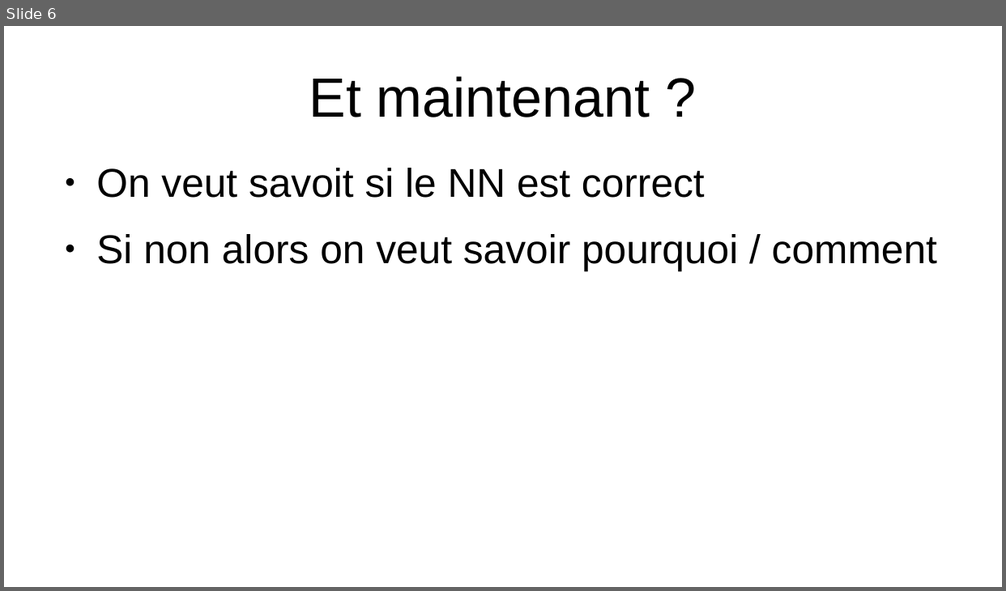
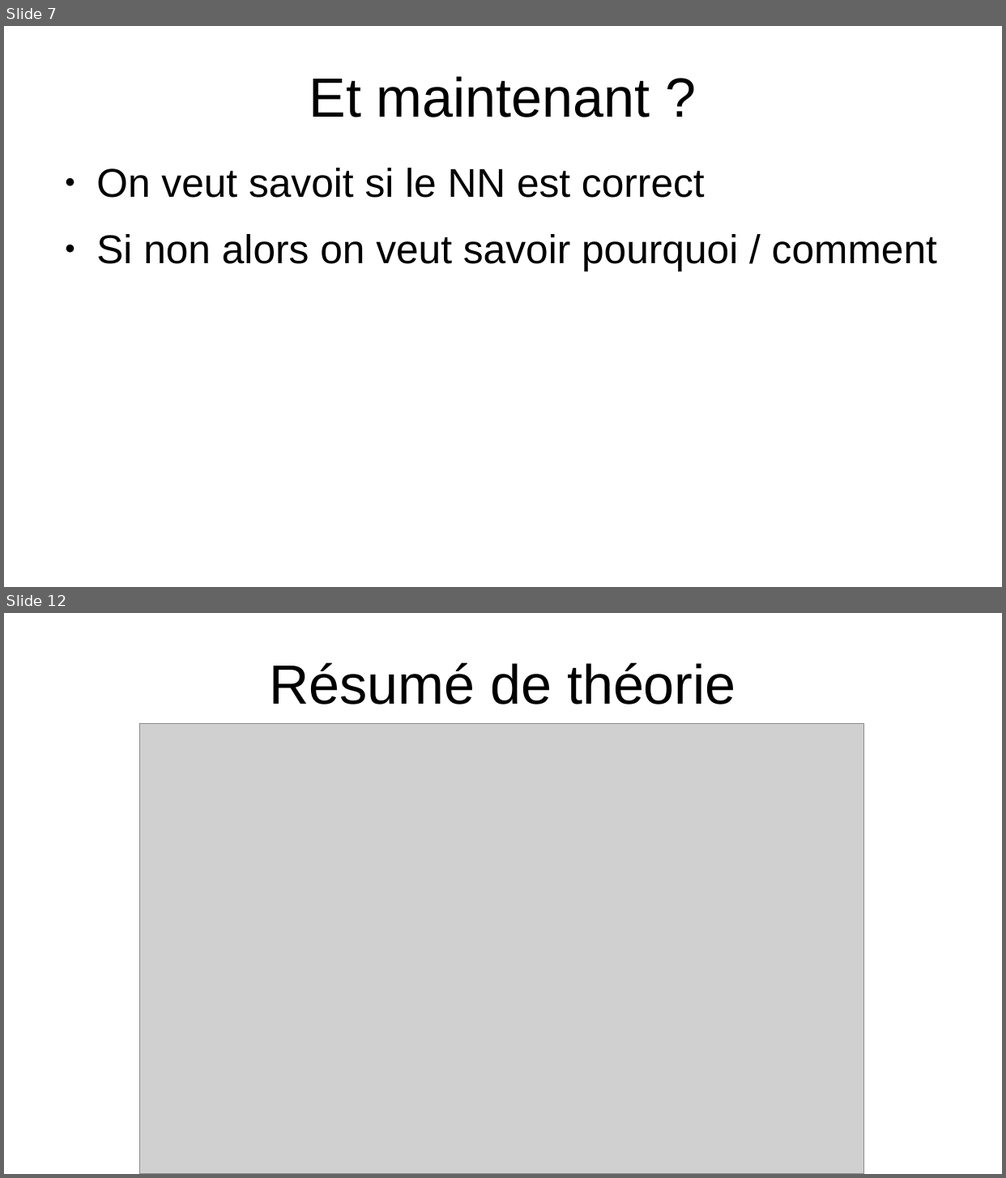
Before and after one commit to Romain-Brg/NN_scheduler_5G, a slide deck: cours_NN.odp. Shown one above the other, each under a label of ours: slide 6 before the commit, slides 7 and 12 after it; the slides between them are not shown. The pictures are 1006x591 and 1006x1178 pixels, drawn with LibreOffice and Linux fonts; fonts in the diff are those of the drawing; grey boxes stand for pictures. Boxes give left, top, right and bottom in pixels: in the first picture for what was removed or moved away, otherwise in the second. Text is boxed around its words. In the diff, an @@ line names an element or a change of style, - is before the commit and + after.

```diff
--- a/cours_NN.odp
+++ b/cours_NN.odp
@@ slide 12 added at (4, 613, 1002, 1174), background #FFFFFF @@
@@ title added at (269, 662, 736, 705), 44 pt, text #000000 @@
+Résumé de théorie
@@ picture added at (140, 723, 864, 1174) @@
@@ what was slide 6 is now slide 7 @@
```
Also in this commit, not shown: 4 slides changed, 8 other slides added, 1 slide removed, 10 other files.
